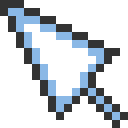
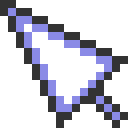
Layer changes from the first 128x128 image to the second:
painted on "Cursor" over <box>8,0,128,128</box>
